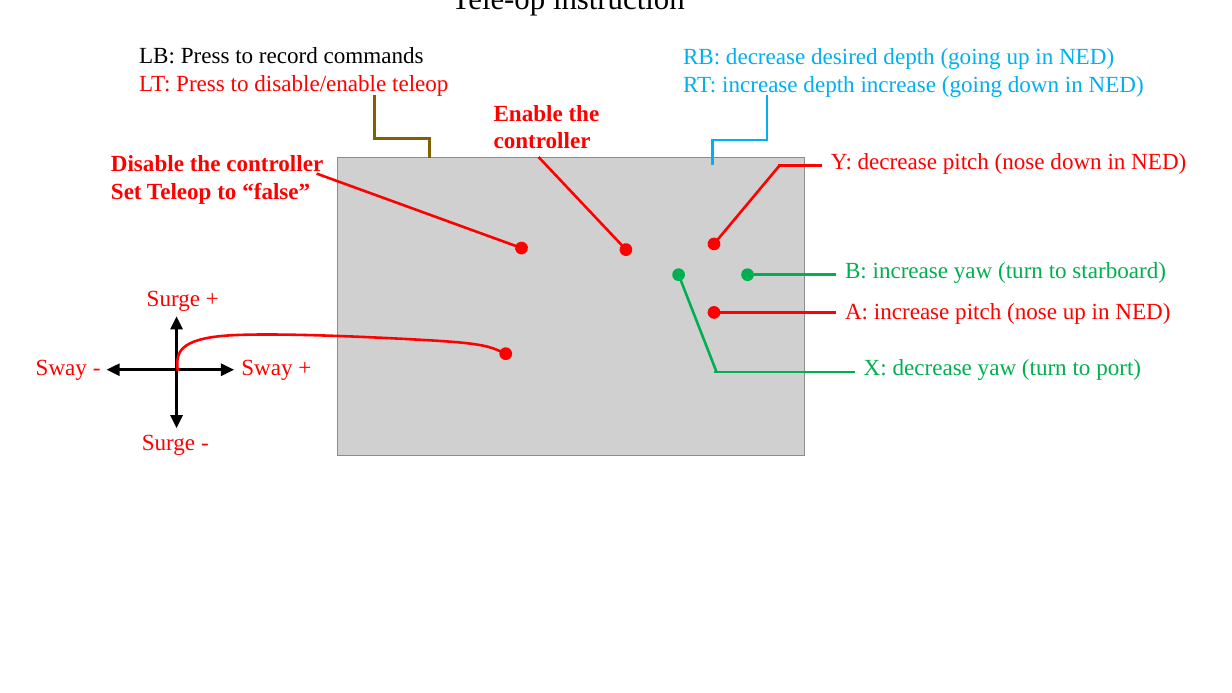
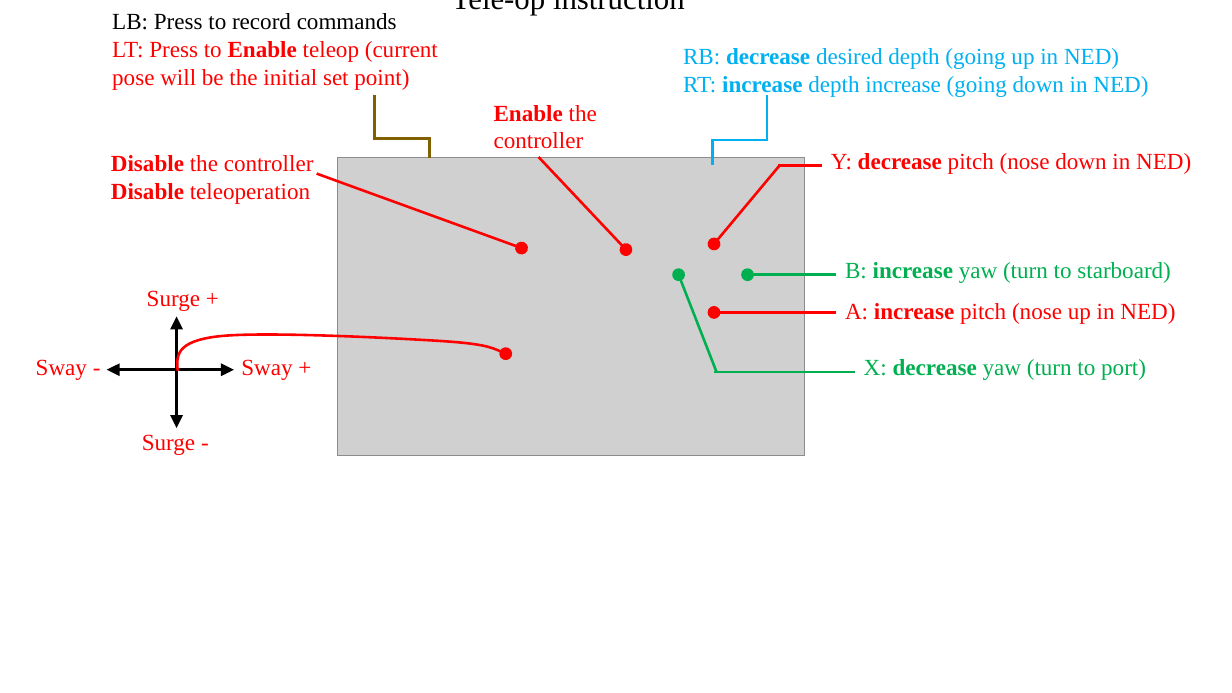
Before and after one commit to GSO-soslab/sosl_auv_manual, a slide deck: slide 1 of pictures/pic.pptx. Drawn at 1232x693 pixels with LibreOffice and Linux fonts; fonts in the diff are those of the drawing; grey boxes stand for pictures. Boxes give left, top, right and bottom in pixels: in the first picture for what was removed or moved away, otherwise in the second. Text is boxed around its words. In the diff, an @@ line names an element or a change of style, - is before the commit and + after.

Commit message:
updated the teleop picture

```diff
--- a/pictures/pic.pptx
+++ b/pictures/pic.pptx
@@ text "LB: Press to record commands": place and size @@
-text "LB: Press to record commands" at <box>139,47,448,97</box>
+text "LB: Press to record commands" at <box>112,13,438,90</box>
@@ text at <box>112,41,438,90</box>: text changed @@
-LT: Press to disable/enable teleop
+LT: Press to Enable teleop (current pose will be the initial set point)
@@ text "RB: decrease desired depth (going ..." at <box>683,48,1148,98</box>: bold on in "decrease", "increase" @@
@@ text "Enable the controller" at <box>494,105,597,149</box>: bold off in "the controller" @@
@@ text "Y: decrease pitch (nose down ..." at <box>831,153,1191,174</box>: bold on in "decrease" @@
@@ text at <box>111,155,314,172</box>: bold off in "the controller" @@
@@ text at <box>111,183,310,204</box>: text changed; bold off @@
-Set Teleop to “false”
+Disable teleoperation
@@ text "B: increase yaw (turn to ..." at <box>845,262,1171,283</box>: bold on in "increase" @@
@@ text "A: increase pitch (nose up ..." at <box>845,303,1175,324</box>: bold on in "increase" @@
@@ text "X: decrease yaw (turn to ..." at <box>864,359,1146,380</box>: bold on in "decrease" @@
```
Also in this commit, not shown: 5 other files.
